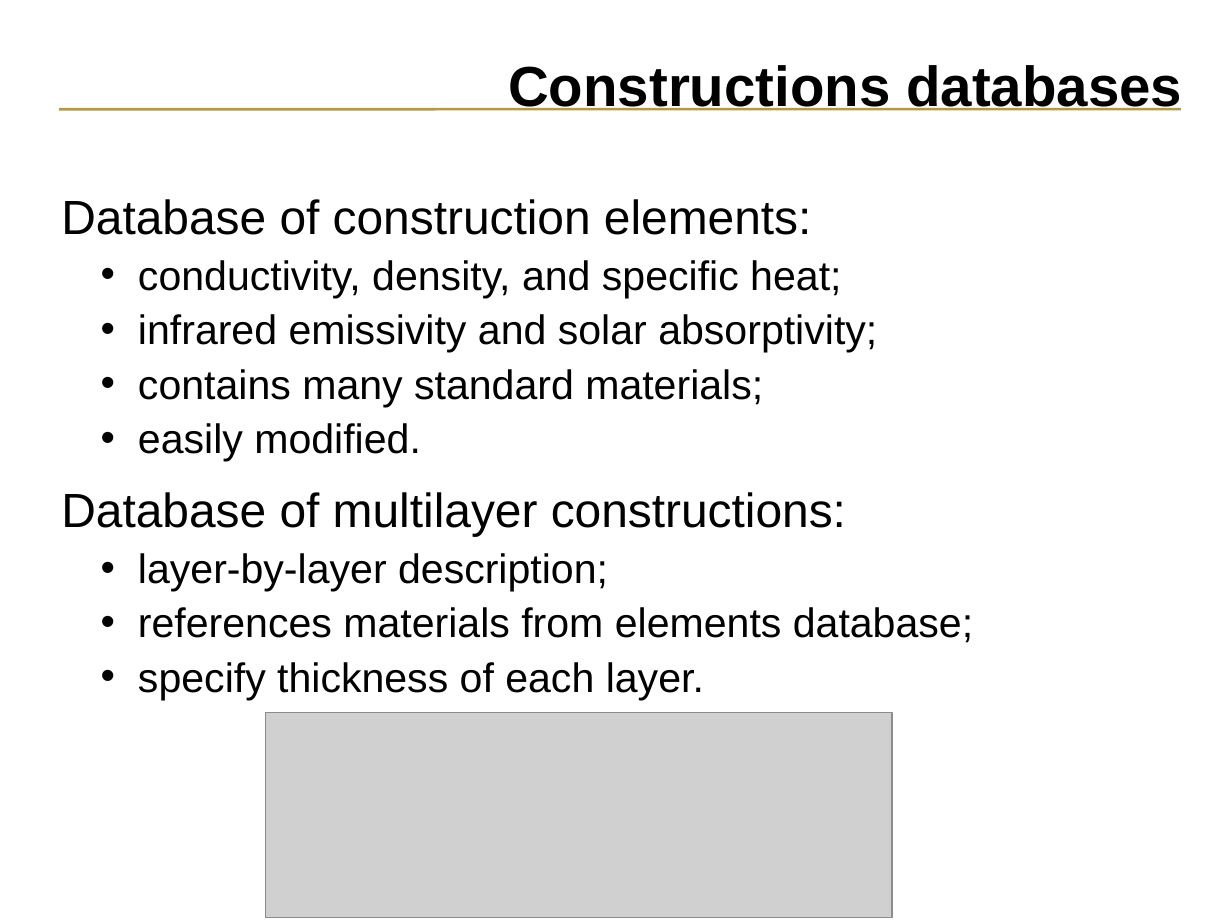
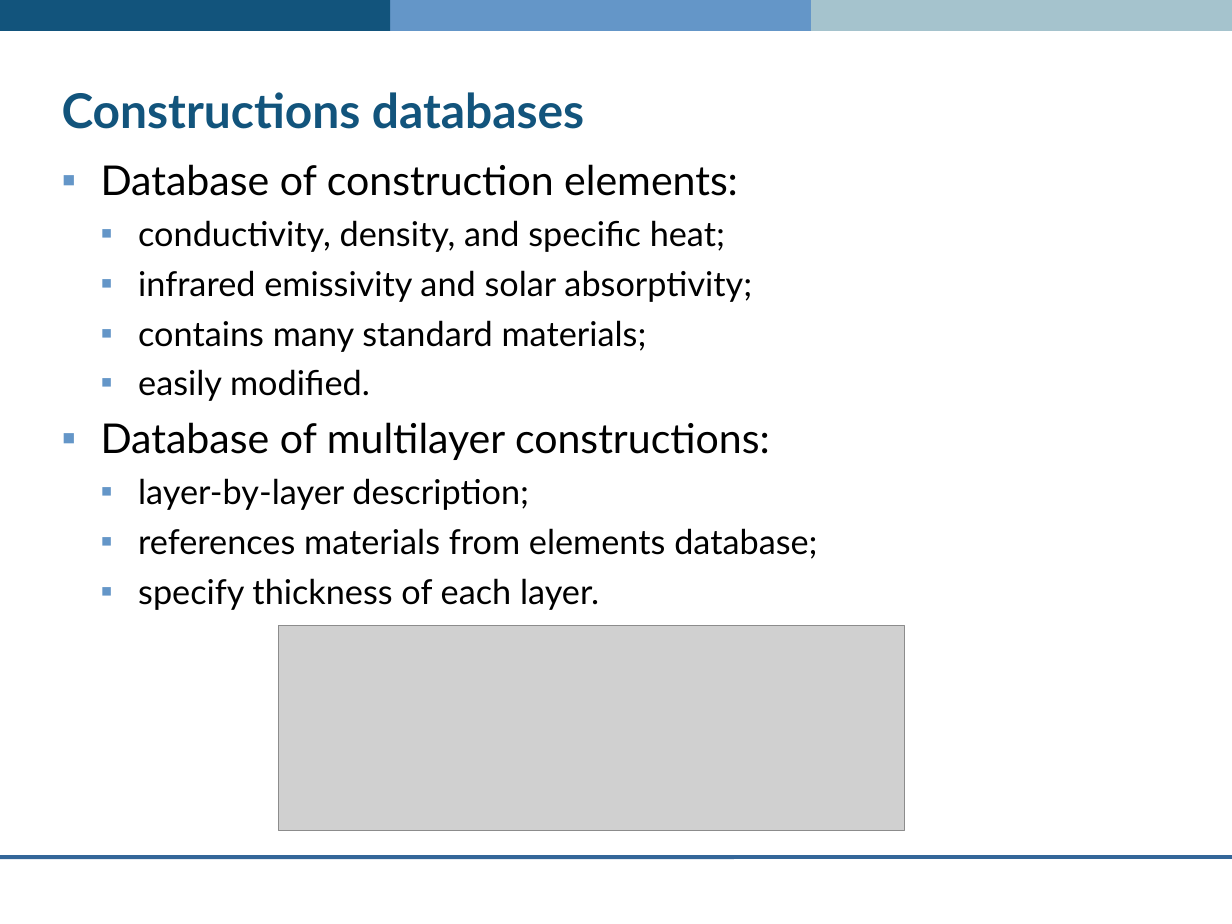
Before and after one commit to ESP-rCommunity/ESPrExtras, a slide deck: slide 25 of training/co-simulator_ESP-r/intro/introduction.ppt. Drawn at 1232x924 pixels with LibreOffice and Linux fonts; fonts in the diff are those of the drawing; grey boxes stand for pictures; background and template pictures are left out. Boxes give left, top, right and bottom in pixels: in the first picture for what was removed or moved away, otherwise in the second. Text is boxed around its words. In the diff, an @@ line names an element or a change of style, - is before the commit and + after.

```diff
--- a/training/co-simulator_ESP-r/intro/introduction.ppt
+++ b/training/co-simulator_ESP-r/intro/introduction.ppt
@@ rectangle added at <box>0,0,391,31</box>, fill #12547C @@
@@ rectangle added at <box>339,0,841,31</box>, fill #6496C8 @@
@@ rectangle added at <box>811,0,1232,31</box>, fill #A5C3CD @@
@@ title "Constructions databases": place and size @@
-title "Constructions databases" at <box>508,65,1182,111</box>
+title "Constructions databases" at <box>62,92,584,129</box>
@@ title "Constructions databases" at <box>62,92,584,129</box>: size 33 to 28 pt, font Arial to Lato, text colour #000000 to #12547C; alignment right to left @@
@@ line removed from (1180, 110) to (59, 110) @@
@@ text "Database of construction elements:": place and size @@
-text "Database of construction elements:" at <box>61,199,973,700</box>
+text "Database of construction elements:" at <box>101,164,817,610</box>
@@ text "Database of construction elements:" at <box>101,164,817,610</box>: size 28 to 24 pt in "Database of construction elements:", "Database of multilayer constructions:"; font Arial to Lato; size 24 to 20 pt in "conductivity, density, and specific heat;", "infrared emissivity and solar absorptivity;", "contains many standard materials;", "easily modified." and 3 more places; bullet none to ▪; less space between paragraphs; bullet • to ▪; more space between paragraphs; bullet colour #000000 to #6496C8 @@
@@ picture: place and size @@
-picture at <box>266,712,892,918</box>
+picture at <box>278,625,904,830</box>
@@ line added from (1232, 857) to (0, 857), #336699 2.24 pt @@
```
Also in this commit, not shown: 56 other slides changed.
